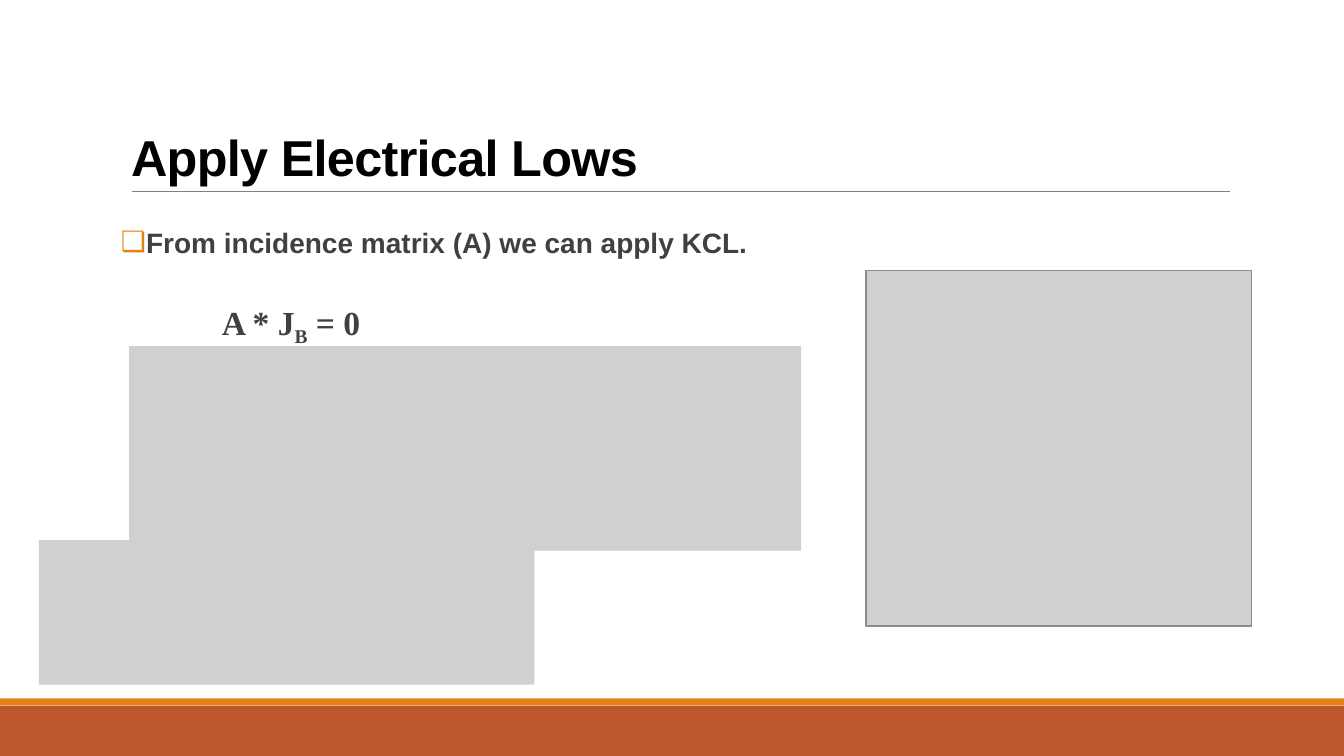
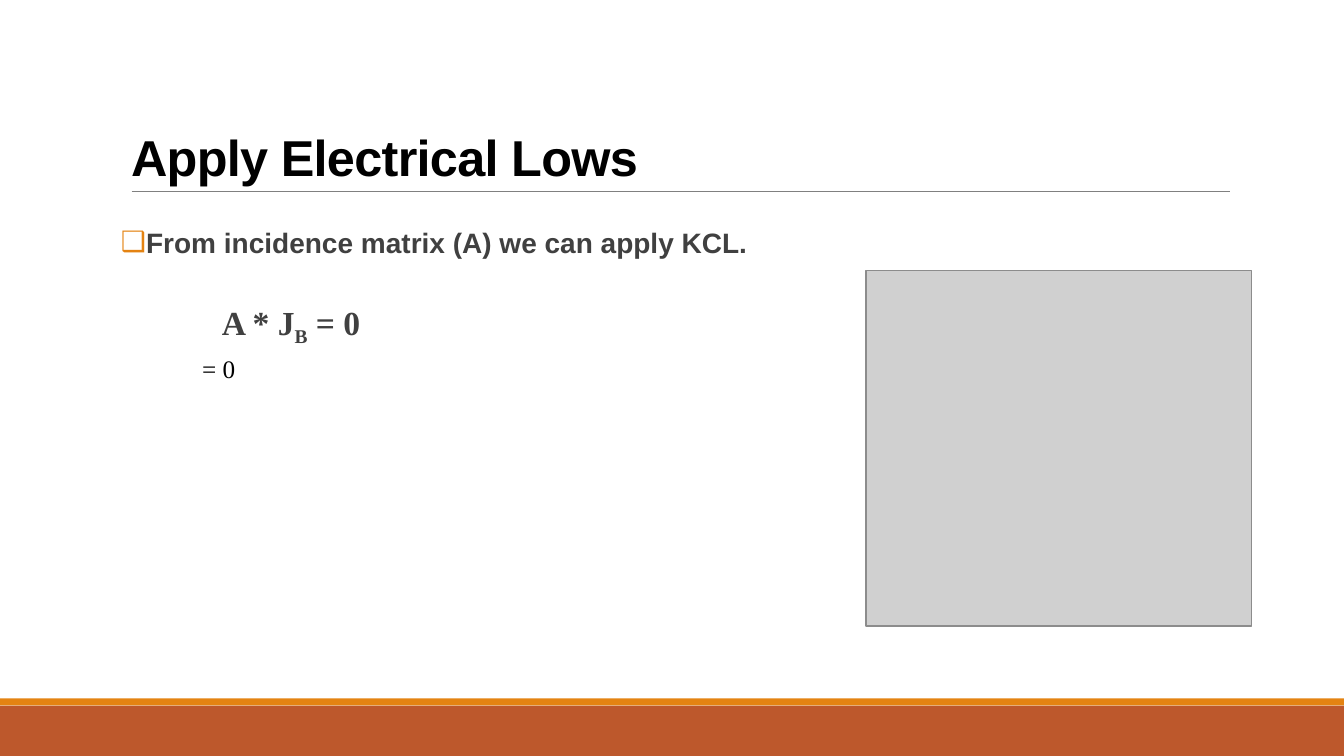
Before and after one commit to hamza-algohary/SCE-Term-7, a slide deck: slide 3 of CAD/CAD_Lec_02.pptx. Drawn at 1344x756 pixels with LibreOffice and Linux fonts; fonts in the diff are those of the drawing; grey boxes stand for pictures. Boxes give left, top, right and bottom in pixels: in the first picture for what was removed or moved away, otherwise in the second. Text is boxed around its words. In the diff, an @@ line names an element or a change of style, - is before the commit and + after.

```diff
--- a/CAD/CAD_Lec_02.pptx
+++ b/CAD/CAD_Lec_02.pptx
@@ picture removed at box(129, 346, 802, 551) @@
@@ picture removed at box(163, 364, 544, 408) @@
@@ text added at box(223, 361, 236, 379), 18 pt, text #000000 @@
+= 0
@@ picture removed at box(39, 540, 535, 685) @@
```
Also in this commit, not shown: 2 other slides changed, 2 slides added, 2 slides removed, 6 other files.
